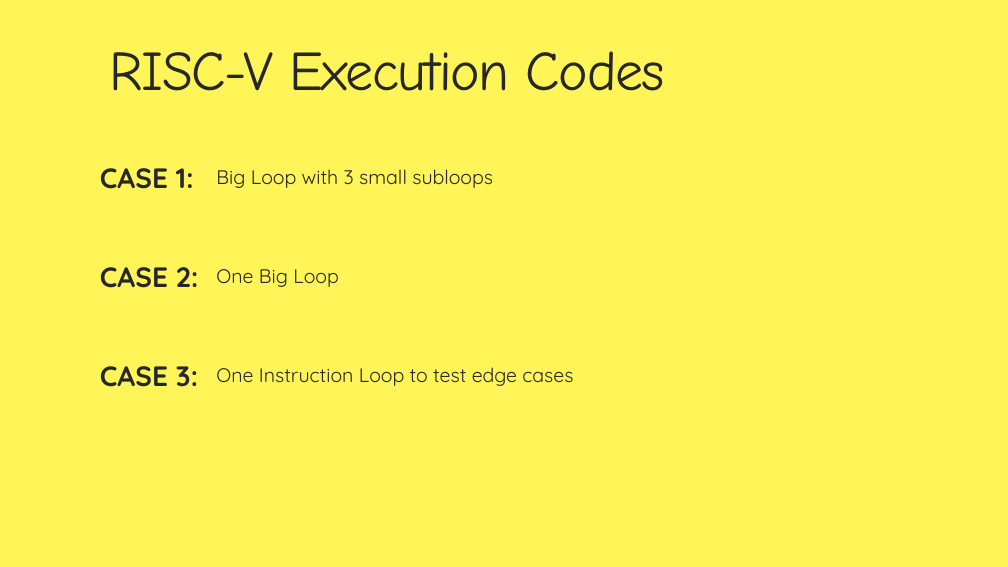
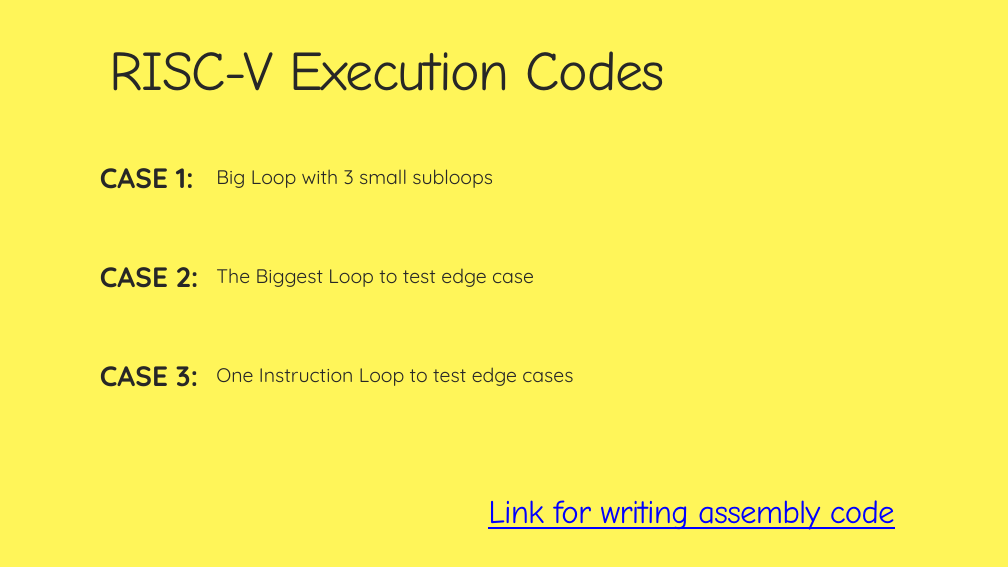
Before and after one commit to Stavrosth/Parallel-Computing, a slide deck: slide 12 of Final Presentation.pptx. Drawn at 1008x567 pixels with LibreOffice and Linux fonts; fonts in the diff are those of the drawing. Boxes give left, top, right and bottom in pixels: in the first picture for what was removed or moved away, otherwise in the second. Text is boxed around its words. In the diff, an @@ line names an element or a change of style, - is before the commit and + after.

```diff
--- a/Final Presentation.pptx
+++ b/Final Presentation.pptx
@@ text at (x1=216, y1=268, x2=534, y2=287): text changed @@
-One Big Loop
+The Biggest Loop to test edge case
@@ text added at (x1=488, y1=500, x2=895, y2=530), 47.1 pt, text #0000FF, underline @@
+Link for writing assembly code
```
Also in this commit, not shown: 2 other slides changed, 50 other files.
